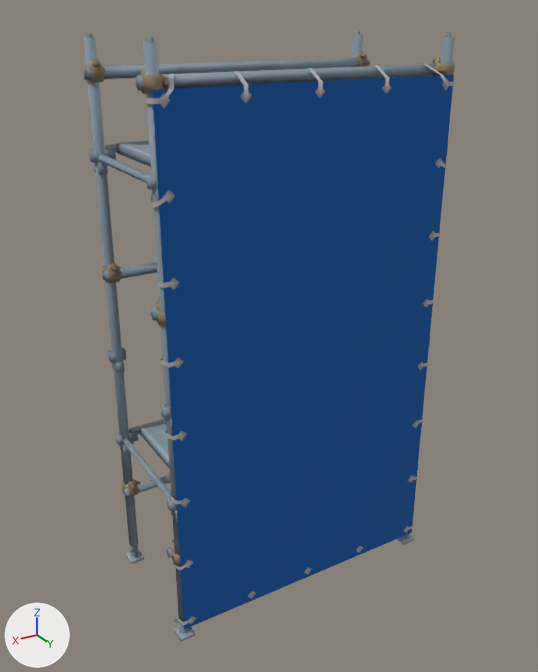
The glTF model app/static/room/models/f13336.glb: old version first, new version second.
Camera for both pictures: a camera (50 mm lens) standing at (24.1, 39.7, 37.7) and looking at (0.3, 0.1, 17.9). Arrows for +X, +Y and +Z are at lower left; the lights stay in place. The first picture is the older version. Where no turn or scale is listed for an object, it has been applied to the vertices. Vertices at exactly the same position are counted once.
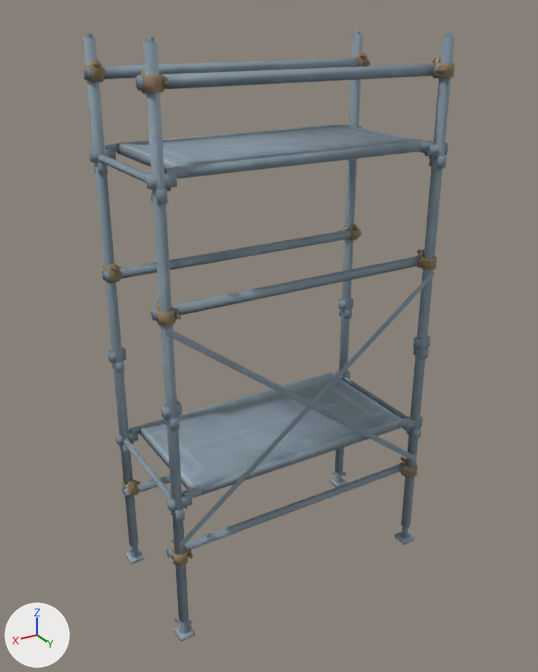
Where the change shows, as pixel boxes [x1, y1, x2, y2] in the pictures (538 x 672 px):
'Mesh_0', reshaped, moved
    both: [83, 30, 455, 641]
part 1 of me_mesh_0, deleted (blue)
    before: [145, 64, 454, 629]
part 2 of me_mesh_0, cut back
    before: [86, 38, 193, 625]
    after: [87, 38, 192, 625]
part 3 of me_mesh_0, cut back
    before: [356, 34, 413, 531]
    after: [336, 34, 406, 533]

The change in detail:
me_mesh_0 is used by ob_mesh_0; location (-10.0, 4.97, 0.0).
me_mesh_0 had 1806 vertices, 2390 faces and spanned x 0.0..20.0, y -9.9..0.0, z 0.0..36.8.
me_mesh_0 now has 1286 vertices, 1988 faces and spans x 0.0..20.0, y -9.9..0.0, z 0.0..36.8.
me_mesh_0 part 1: 67 loose pieces with 490 vertices, spanning x 0.1..19.9, y -1.5..0.0, z 0.8..35.1, are deleted.
Part 2, on me_mesh_0:
16 vertices are removed from x 19.0..19.8, y -9.1..0.0, z 1.2..1.5.
25 faces are deleted.
1 vertex moves within x 19.1, y -0.1, z 1.2.
1 vertex is added at (19.5, -9.0, 1.3).
11 new faces join them.
Part 3, on me_mesh_0:
16 vertices are removed from x 0.2..1.0, y -9.1..0.0, z 1.2..1.5.
25 faces are deleted.
1 vertex moves within x 0.9, y -0.1, z 1.2.
1 vertex is added at (0.5, -9.0, 1.3).
11 new faces join them.
me_mesh_0 no longer uses material mat_mrefabric.
Object 'Mesh_0' (ob_mesh_0) moves from (-10.0, 4.97, 0.0) to (-10.0, 4.94, 0.0).
